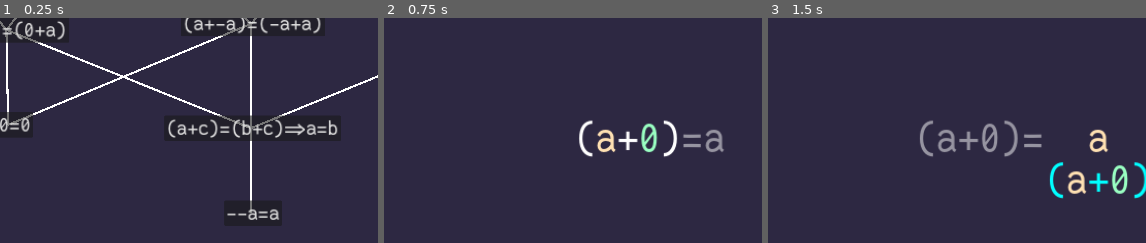
Above: before the commit, frames 1-3 (left to right).
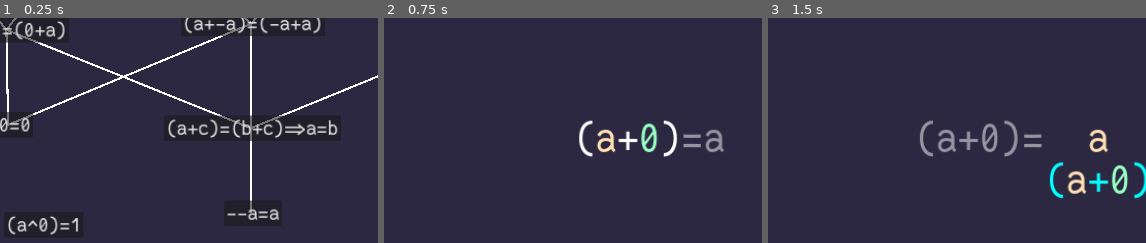
Above: after the commit, the same moments.

Repository: theoahfeldt/emperical-maths
Game: Godot game, scene res://main.tscn
Same seed, same stepped clock (60 frames per second), same inputs: the game is played once before the commit and once after it.
Inputs:
- Up to frame 1 (0.25 s): no input
- Up to frame 2 (0.75 s): click "(a+0)=a" at 0.5 s
- Up to frame 3 (1.5 s): tap Enter (expression_confirm) at 1.25 s; hold Right (expression_right) from 1.28 s (still down); tap Space (expression_select) at 1.35 s
The pictures show only the part of the screen within x 12-62%, y 23-73%; the shares and areas given below are measured in that part.

The runs differ from the first frame. In frame 1, 0.5% of the frame differs, in the area x 2-21%, y 88-97%; in frame 2, nothing differs; in frame 3, nothing differs.

Commit message:
Add exponentiation

Diff:
--- /dev/null
+++ b/game/algebra/graphics/expressions/graphical_exponentiation.gd
@@ -0,0 +1,39 @@
+class_name GraphicalExponentiation
+extends GraphicalExpression
+
+
+func get_width() -> float:
+	return get_base().get_width() + get_exponent().get_width()
+
+
+func get_height() -> float:
+	return get_base().get_height() + get_exponent().get_height()
+
+
+func set_positions() -> void:
+	get_base().set_position(Vector2.ZERO)
+	get_exponent().set_position(Vector2(get_base().get_width(), -get_base().get_height()))
+
+
+func set_positions_smooth() -> void:
+	get_base().move_smooth_to(Vector2.ZERO)
+	get_exponent().move_smooth_to(Vector2(get_base().get_width(), -get_base().get_height()))
+
+
+static func create(
+		p_base: GraphicalExpressionOrMenu,
+		p_exponent: GraphicalExpressionOrMenu,
+		) -> GraphicalExponentiation:
+	var new := GraphicalExponentiation.new()
+	new.subexpressions = [p_base, p_exponent]
+	new._add_components_as_children()
+	new.set_positions()
+	return new
+
+
+func get_base() -> GraphicalExpressionOrMenu:
+	return subexpressions[0]
+
+
+func get_exponent() -> GraphicalExpressionOrMenu:
+	return subexpressions[1]
--- /dev/null
+++ b/game/algebra/logic/expressions/algebraic_exponentiation.gd
@@ -0,0 +1,83 @@
+class_name AlgebraicExponentiation
+extends AlgebraicExpression
+
+
+var base: AlgebraicExpression
+var exponent: AlgebraicExpression
+
+
+func _to_string() -> String:
+	return "(%s^%s)" % [base, exponent]
+
+
+static func create(
+		p_base: AlgebraicExpression,
+		p_exponent: AlgebraicExpression,
+		p_color: Color = default_color,
+		) -> AlgebraicExponentiation:
+	var new = AlgebraicExponentiation.new()
+	new.base = p_base
+	new.exponent = p_exponent
+	new.color = p_color
+	return new
+
+
+func copy() -> AlgebraicExponentiation:
+	return AlgebraicExponentiation.create(base.copy(), exponent.copy(), color)
+
+
+func subexpressions() -> Array[AlgebraicExpression]:
+	return [base, exponent]
+
+
+func replace_subexpression(new: AlgebraicExpression, index: int) -> void:
+	match index:
+		0:
+			base = new
+		1:
+			exponent = new
+		var n:
+			push_error("Index %d out of range" % n)
+
+
+func to_graphical() -> GraphicalExponentiation:
+	return GraphicalExponentiation.create(
+			base.to_graphical(), exponent.to_graphical())
+
+
+func set_color(p_color: Color) -> void:
+	color = p_color
+	base.set_color(p_color)
+	exponent.set_color(p_color)
+
+
+func mark() -> void:
+	color = marked_color
+	base.set_color(_sub_colors[0])
+	exponent.set_color(_sub_colors[1])
+
+
+func identical_to(other: ManipulableExpression) -> bool:
+	if other is AlgebraicExponentiation:
+		return (base.identical_to(other.base)
+				and exponent.identical_to(other.exponent))
+	return false
+
+
+func pattern_match(expression: ManipulableExpression) -> PatternMatchResult:
+	if expression is AlgebraicExponentiation:
+		var base_match := base.pattern_match(expression.base)
+		var exponent_match := exponent.pattern_match(expression.exponent)
+		return PatternMatchResult.merge(base_match, exponent_match)
+	else:
+		return PatternMatchFailure.new()
+
+
+func substitute(
+		substitution: Dictionary, replace_unspecified_variables: bool = false
+		) -> AlgebraicExponentiation:
+	var instance_base := base.substitute(
+			substitution, replace_unspecified_variables)
+	var instance_exponent := exponent.substitute(
+			substitution, replace_unspecified_variables)
+	return AlgebraicExponentiation.create(instance_base, instance_exponent)
--- a/game/parser/parser.gd
+++ b/game/parser/parser.gd
@@ -75,17 +75,24 @@
 	if token is MinusToken:
 		return AlgebraicNegation.create(_parse_algebraic())
 	if token is LeftParenthesisToken:
-		return _parse_sum()
-	push_error("Parsing error: Unexpected character")
+		return _parse_binary_expression()
+	push_error("Unexpected token %s" % token)
 	return null
 
 
-func _parse_sum() -> AlgebraicSum:
-	var left: AlgebraicExpression = _parse_algebraic()
-	assert(_pop_token() is PlusToken)
-	var right: AlgebraicExpression = _parse_algebraic()
-	assert(_pop_token() is RightParenthesisToken)
-	return AlgebraicSum.create(left, right)
+func _parse_binary_expression() -> AlgebraicExpression:
+	var first: AlgebraicExpression = _parse_algebraic()
+	var operator := _pop_token()
+	var second: AlgebraicExpression = _parse_algebraic()
+	if not _pop_token() is RightParenthesisToken:
+		_print_error()
+		return null
+	if operator is PlusToken:
+		return AlgebraicSum.create(first, second)
+	if operator is CaretToken:
+		return AlgebraicExponentiation.create(first, second)
+	push_error("Invalid operator %s" % operator)
+	return null
 
 
 func _pop_token() -> Token:
--- a/game/parser/test_parser.gd
+++ b/game/parser/test_parser.gd
@@ -4,3 +4,4 @@
 func _ready() -> void:
 	print(AlgebraicParser.parse("-(a+-0)=0"))
 	print(AlgebraicParser.parse("a=b=>b=a"))
+	print(AlgebraicParser.parse("(a^-b)"))
--- /dev/null
+++ b/game/parser/tokens/symbols/caret.gd
@@ -0,0 +1,6 @@
+class_name CaretToken
+extends Token
+
+
+func _to_string() -> String:
+	return "CaretToken"
--- a/game/parser/tokens/tokenizer.gd
+++ b/game/parser/tokens/tokenizer.gd
@@ -49,6 +49,8 @@
 			token = MinusToken.new()
 		"=":
 			token = EqualsToken.new()
+		"^":
+			token = CaretToken.new()
 		_:
 			return null
 	_index += 1
--- a/game/ui/level_select_menu.tscn
+++ b/game/ui/level_select_menu.tscn
@@ -102,3 +102,11 @@
 offset_bottom = 749.0
 text = "--a=a"
 dependencies = [NodePath("../a+c=b+c=>a=b")]
+
+[node name="a^0=1" parent="LevelChart" instance=ExtResource("2_cbbnw")]
+layout_mode = 0
+offset_left = 336.0
+offset_top = 718.0
+offset_right = 448.0
+offset_bottom = 777.0
+text = "(a^0)=1"
